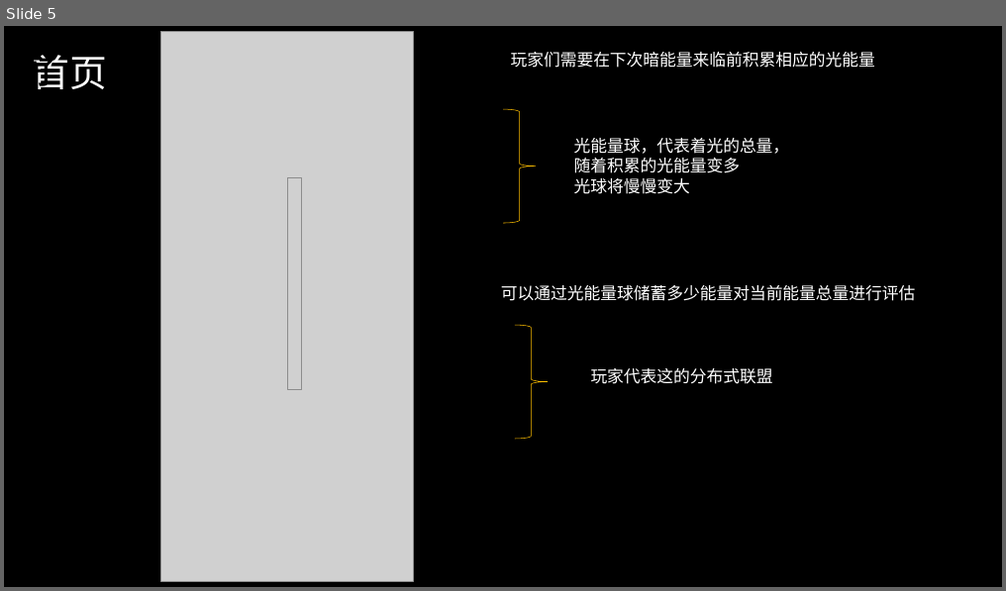
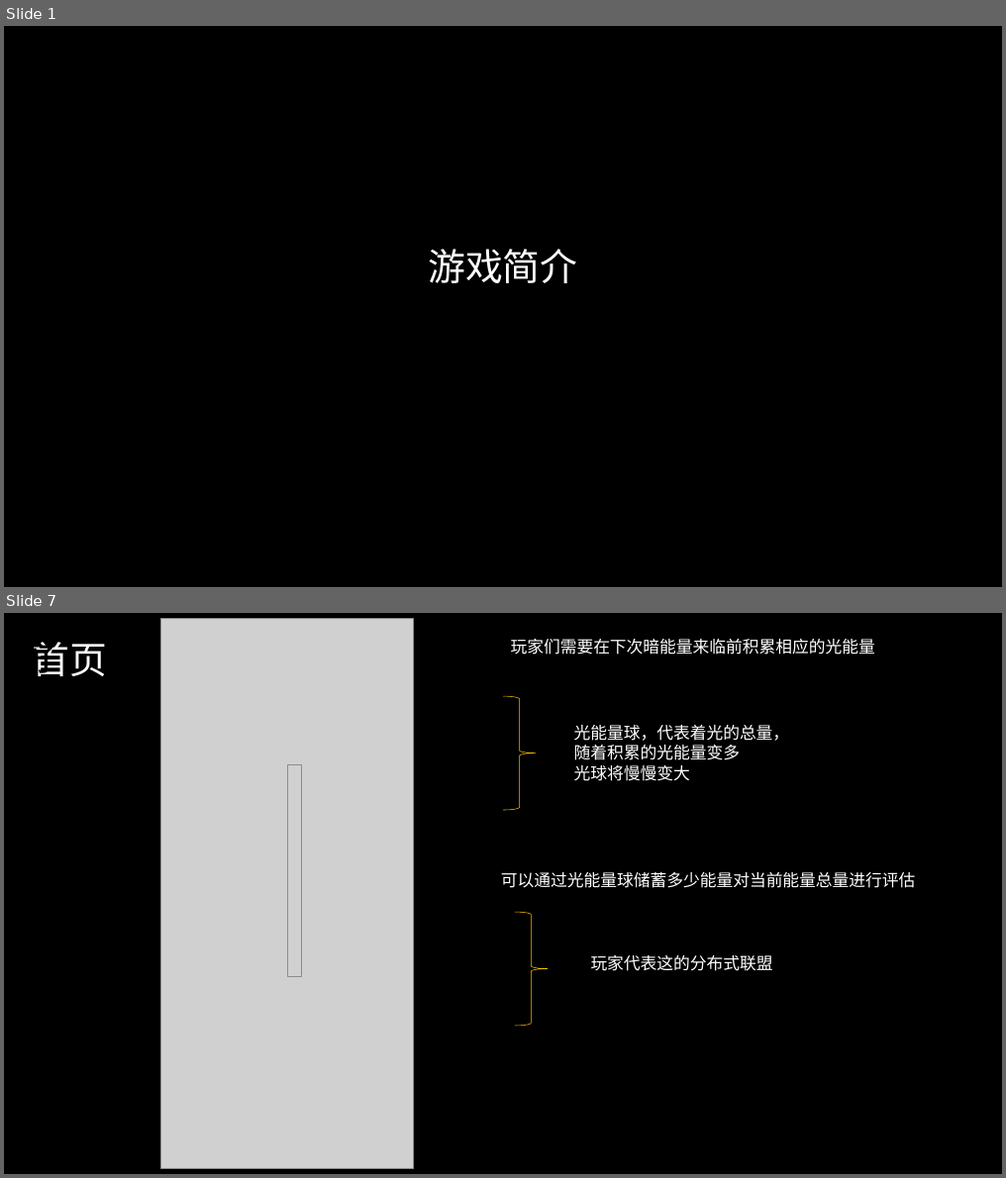
Before and after one commit to WhiteMatrixTech/Metaverse-Developers, a slide deck: projects/8/元宇宙项目介绍ppt.pptx. Shown one above the other, each under a label of ours: slide 5 before the commit, slides 1 and 7 after it; the slides between them are not shown. The pictures are 1006x591 and 1006x1178 pixels, drawn with LibreOffice and Linux fonts; fonts in the diff are those of the drawing; grey boxes stand for pictures. Boxes give left, top, right and bottom in pixels: in the first picture for what was removed or moved away, otherwise in the second. Text is boxed around its words. In the diff, an @@ line names an element or a change of style, - is before the commit and + after.

```diff
--- a/projects/8/元宇宙项目介绍ppt.pptx
+++ b/projects/8/元宇宙项目介绍ppt.pptx
@@ slide 1 added at bbox=[4, 26, 1002, 587], background #000000 @@
@@ text added at bbox=[428, 249, 577, 283], 36 pt, text #FFFFFF @@
+游戏简介
@@ what was slide 5 is now slide 7 @@
```
Also in this commit, not shown: 4 slides changed, 3 other slides added, 1 other file.
